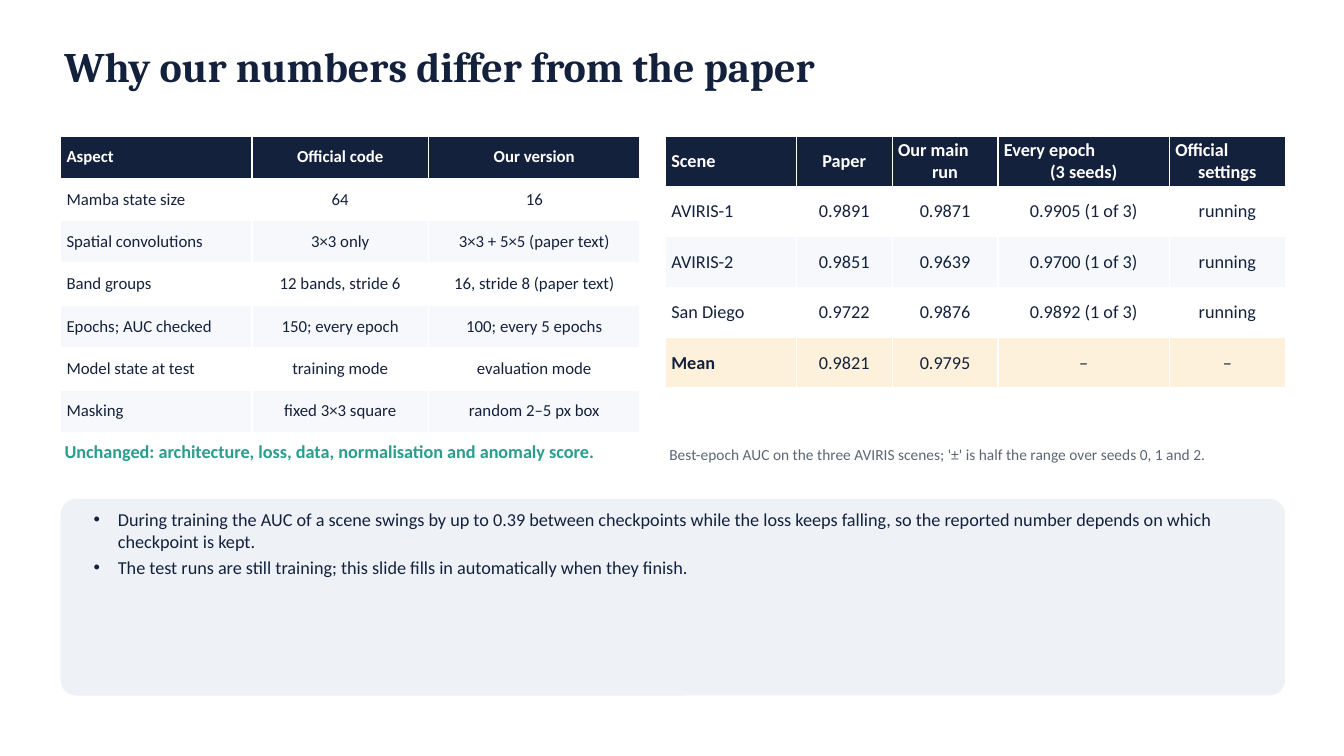
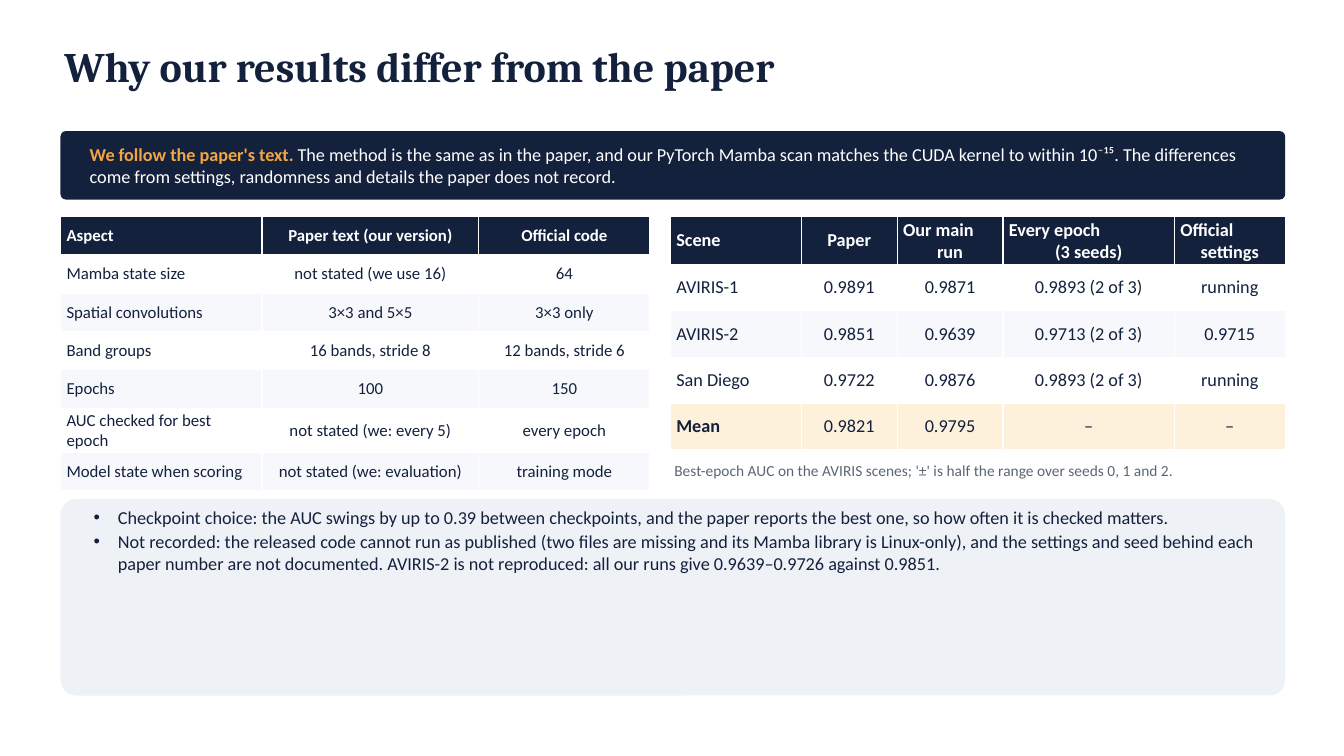
Before and after one commit to SaarthakG-Dtu/Hyperspectral_Anomaly_Detection, a slide deck: slide 14 of presentation/DMS2F-HAD_presentation.pptx. Drawn at 1344x756 pixels with LibreOffice and Linux fonts; fonts in the diff are those of the drawing. Boxes give left, top, right and bottom in pixels: in the first picture for what was removed or moved away, otherwise in the second. Text is boxed around its words. In the diff, an @@ line names an element or a change of style, - is before the commit and + after.

```diff
--- a/presentation/DMS2F-HAD_presentation.pptx
+++ b/presentation/DMS2F-HAD_presentation.pptx
@@ text at [64,52,775,92]: text changed @@
-Why our numbers differ from the paper
+Why our results differ from the paper
@@ rounded rectangle added at [60,131,1286,200], fill #14213D @@
@@ text added at [90,147,1236,186], 13 pt, text #FFFFFF @@
+We follow the paper's text. The method is the same as in the paper, and our PyTorch Mamba scan matches the CUDA kernel to within 10⁻¹⁵. The differences come from settings, randomness and details the paper does not record.
@@ table at [60,217,650,485] @@
-row 1, column 2: Official code
+row 1, column 2: Paper text (our version)
-row 1, column 3: Our version
+row 1, column 3: Official code
-row 2, column 2: 64
+row 2, column 2: not stated (we use 16)
-row 2, column 3: 16
+row 2, column 3: 64
-row 3, column 2: 3×3 only
+row 3, column 2: 3×3 and 5×5
-row 3, column 3: 3×3 + 5×5 (paper text)
+row 3, column 3: 3×3 only
-row 4, column 2: 12 bands, stride 6
+row 4, column 2: 16 bands, stride 8
-row 4, column 3: 16, stride 8 (paper text)
+row 4, column 3: 12 bands, stride 6
-row 5: Epochs; AUC checked | 150; every epoch | 100; every 5 epochs
+row 5: Epochs | 100 | 150
-row 6: Model state at test | training mode | evaluation mode
+row 6: AUC checked for best epoch | not stated (we: every 5) | every epoch
-row 7: Masking | fixed 3×3 square | random 2–5 px box
+row 7: Model state when scoring | not stated (we: evaluation) | training mode
@@ table: place and size @@
-table at [60,136,640,433]
+table at [60,217,650,485]
@@ table at [670,217,1286,449] @@
-row 2, column 4: 0.9905 (1 of 3)
+row 2, column 4: 0.9893 (2 of 3)
-row 3, column 4: 0.9700 (1 of 3)
+row 3, column 4: 0.9713 (2 of 3)
-row 3, column 5: running
+row 3, column 5: 0.9715
-row 4, column 4: 0.9892 (1 of 3)
+row 4, column 4: 0.9893 (2 of 3)
@@ table: place and size @@
-table at [665,136,1286,388]
+table at [670,217,1286,449]
@@ text removed at [65,445,594,461] @@
-Unchanged: architecture, loss, data, normalisation and anomaly score.
@@ text at [674,465,1173,479]: text changed @@
-Best-epoch AUC on the three AVIRIS scenes; '±' is half the range over seeds 0, 1 and 2.
+Best-epoch AUC on the AVIRIS scenes; '±' is half the range over seeds 0, 1 and 2.
@@ text at [118,511,1253,573]: text changed @@
-• During training the AUC of a scene swings by up to 0.39 between checkpoints while the loss keeps falling, so the reported number depends on which checkpoint is kept.
-• The test runs are still training; this slide fills in automatically when they finish.
+• Checkpoint choice: the AUC swings by up to 0.39 between checkpoints, and the paper reports the best one, so how often it is checked matters.
+• Not recorded: the released code cannot run as published (two files are missing and its Mamba library is Linux-only), and the settings and seed behind each paper number are not documented. AVIRIS-2 is not reproduced: all our runs give 0.9639–0.9726 against 0.9851.
```
Also in this commit, not shown: 12 other files.
